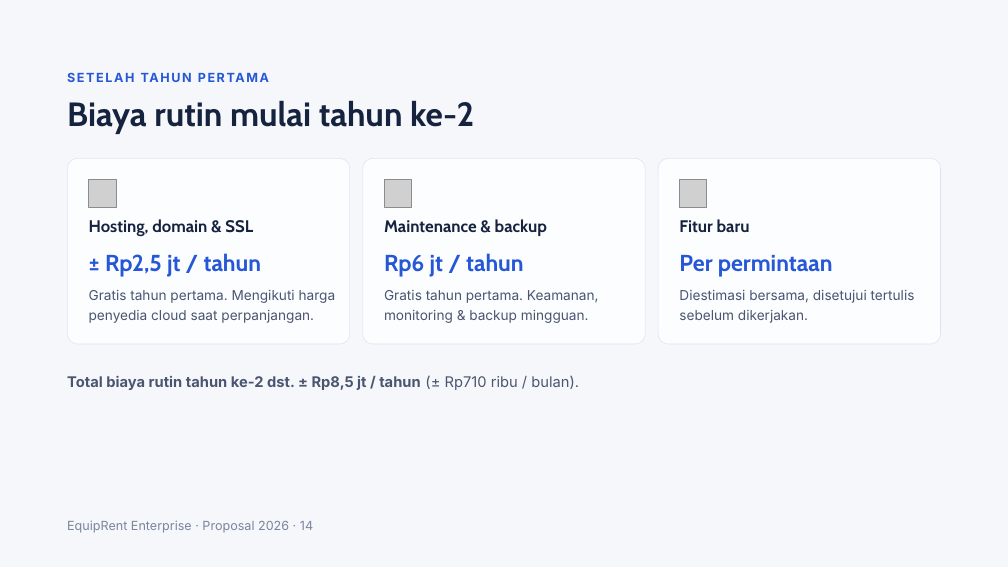
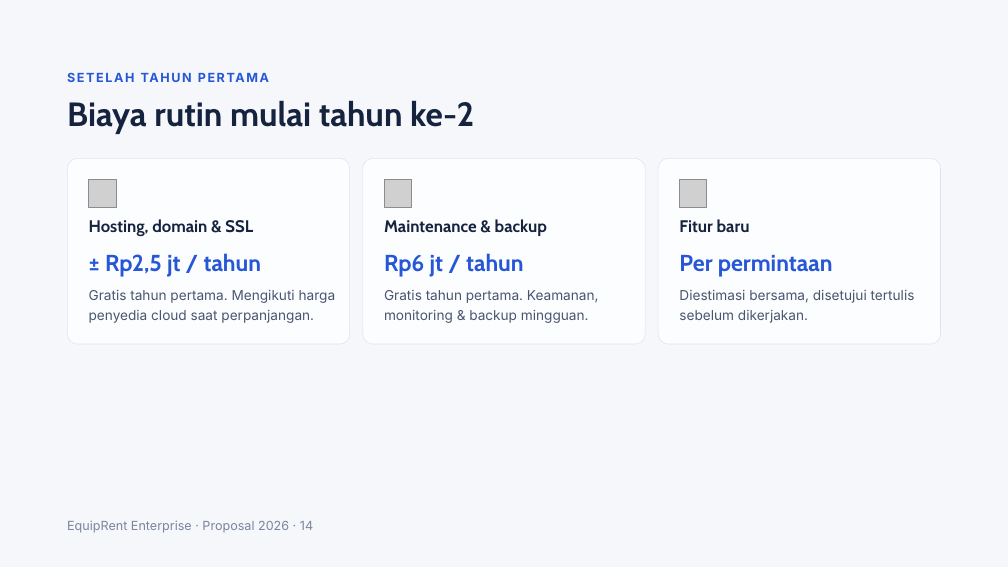
Before and after one commit to erziealdrian02/tkn-rent-revamp, a slide deck: slide 14 of equiprent-enterprise/excel/Proposal EquipRent Enterprise.pptx. Drawn at 1008x567 pixels with LibreOffice and Linux fonts; fonts in the diff are those of the drawing; grey boxes stand for pictures. Boxes give left, top, right and bottom in pixels: in the first picture for what was removed or moved away, otherwise in the second. Text is boxed around its words. In the diff, an @@ line names an element or a change of style, - is before the commit and + after.

```diff
--- a/equiprent-enterprise/excel/Proposal EquipRent Enterprise.pptx
+++ b/equiprent-enterprise/excel/Proposal EquipRent Enterprise.pptx
@@ text removed at (x1=67, y1=375, x2=579, y2=390) @@
-Total biaya rutin tahun ke-2 dst. ± Rp8,5 jt / tahun (± Rp710 ribu / bulan).
```
Also in this commit, not shown: 8 other slides changed, 1 other file.
